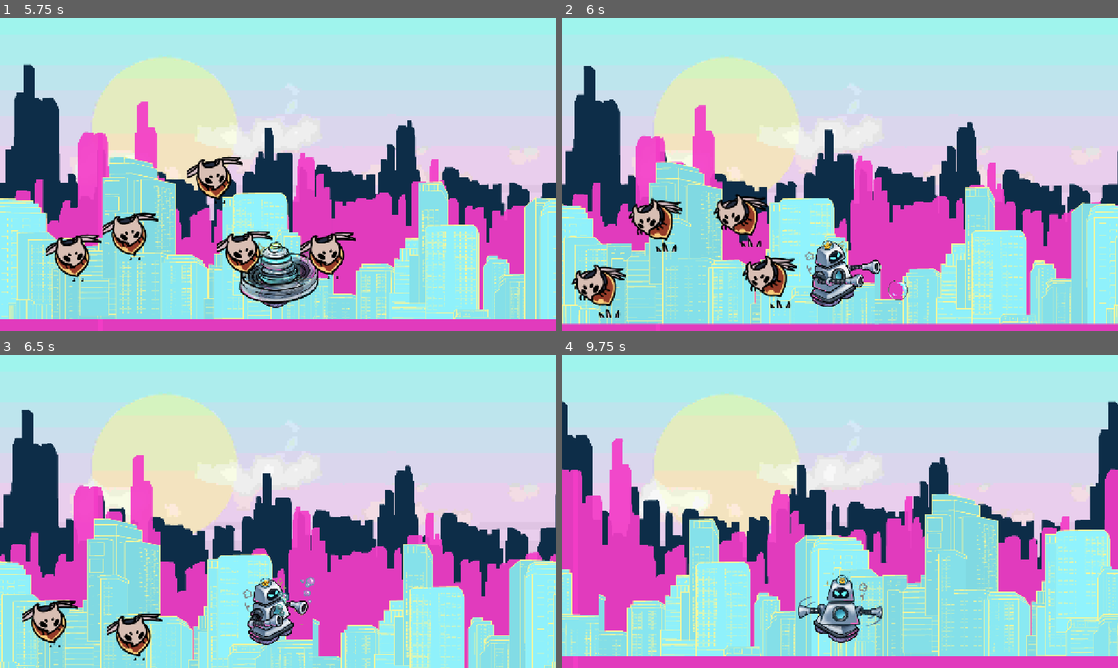
Above: before the commit, frames 1-4 (two rows, left to right).
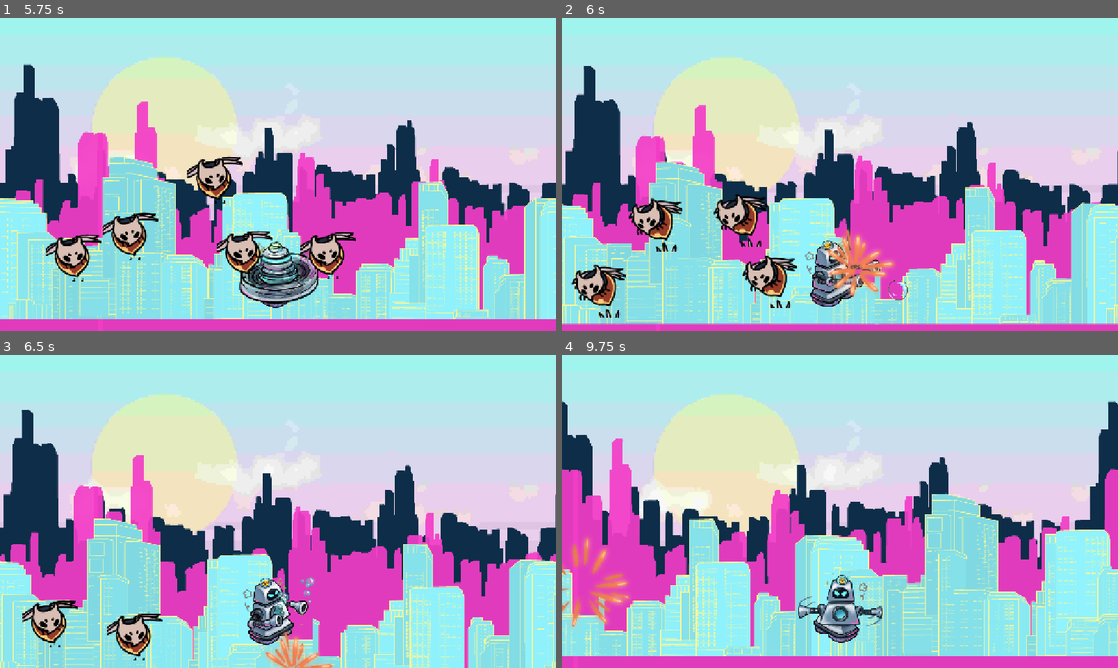
Above: after the commit, the same moments.

Repository: asdrome/bubbletron
Game: Godot game, scene res://Escenas/main.tscn
Two runs of this game, one before a commit and one after it. Both use one fixed random seed, a clock stepped at 60 frames per second and the inputs below.
Inputs (mouse positions are in pixels of both pictures, inside the frame that each line leads up to):
- Up to frame 1 (5.75 s): click "Jugar" at 0.5 s; move the mouse to (250, 237) at 1.27 s; press the mouse at (250, 237) at 1.28 s; hold W (up) 1.28-2.78 s; move the mouse to (444, 221) at 2.02 s; release the mouse at (444, 221) at 2.03 s; tap Shift (spin) at 2.1, 3.6, 5.1 s; move the mouse to (111, 127) at 2.77 s; press the mouse at (111, 127) at 2.78 s; hold A (left) 2.78-4.28 s; move the mouse to (305, 174) at 3.52 s; release the mouse at (305, 174) at 3.53 s; move the mouse to (194, 96) at 4.27 s; press the mouse at (194, 96) at 4.28 s; hold S (down) 4.28-5.03 s; move the mouse to (400, 158) at 5.02 s; release the mouse at (400, 158) at 5.03 s; hold D (right) from 5.03 s (still down)
- Up to frame 2 (6 s): move the mouse to (728, 190) at 5.77 s; release D (right) at 5.78 s; press the mouse at (728, 190) at 5.78 s; hold W (up) from 5.78 s (still down)
- Up to frame 3 (6.5 s): keep holding W (up)
- Up to frame 4 (9.75 s): move the mouse to (895, 442) at 6.52 s; release W (up) at 6.53 s; release the mouse at (895, 442) at 6.53 s; hold D (right) 6.53-8.78 s; tap Shift (spin) at 6.6, 8.1, 9.6 s; move the mouse to (812, 574) at 7.27 s; press the mouse at (812, 574) at 7.28 s; move the mouse to (1006, 558) at 8.02 s; release the mouse at (1006, 558) at 8.03 s; move the mouse to (673, 464) at 8.77 s; press the mouse at (673, 464) at 8.78 s; hold S (down) 8.78-9.53 s; move the mouse to (867, 511) at 9.52 s; release the mouse at (867, 511) at 9.53 s; hold A (left) from 9.53 s (still down)

Frame 1 is identical in both runs. In frame 2, 1.3% of the frame differs, in the area x 47-60%, y 67-90%; in frame 3, 0.7%; in frame 4, 1.0%.

Commit message:
Se agrego animación para eliminación del enemigo, falta arreglar que desaparesca despues de un tiempo

Diff:
--- /dev/null
+++ b/Escenas/Personajes/Explosion.tscn
@@ -0,0 +1,35 @@
+[gd_scene load_steps=6 format=3 uid="uid://dtq414yvt2uxm"]
+
+[ext_resource type="Texture2D" uid="uid://dhuxbblc7flbt" path="res://Assets/Personajes/explosion2.png" id="1_3a1hk"]
+[ext_resource type="Texture2D" uid="uid://eia4ix4uwd3f" path="res://Assets/Personajes/explosion1.png" id="2_2whc1"]
+[ext_resource type="Texture2D" uid="uid://c3breyk5yy1r8" path="res://Assets/Personajes/explosion3.png" id="3_2logx"]
+[ext_resource type="Script" uid="uid://brpx3jwjjcn02" path="res://Escenas/Personajes/explosion.gd" id="4_k21ek"]
+
+[sub_resource type="SpriteFrames" id="SpriteFrames_37alu"]
+animations = [{
+"frames": [{
+"duration": 1.0,
+"texture": ExtResource("1_3a1hk")
+}, {
+"duration": 1.0,
+"texture": ExtResource("2_2whc1")
+}, {
+"duration": 1.0,
+"texture": ExtResource("3_2logx")
+}],
+"loop": true,
+"name": &"Explosion",
+"speed": 5.0
+}]
+
+[node name="Esplosion" type="AnimatedSprite2D"]
+sprite_frames = SubResource("SpriteFrames_37alu")
+animation = &"Explosion"
+autoplay = "Explosion"
+frame_progress = 0.153213
+script = ExtResource("4_k21ek")
+
+[node name="Timer" type="Timer" parent="."]
+
+[connection signal="animation_finished" from="." to="." method="_on_animation_finished"]
+[connection signal="timeout" from="Timer" to="." method="_on_timer_timeout"]
--- /dev/null
+++ b/Escenas/Personajes/explosion.gd
@@ -0,0 +1,11 @@
+extends AnimatedSprite2D
+
+func  _ready() -> void:
+	await animation_finished
+	queue_free()
+
+func _on_animation_finished() -> void:
+	pass # Replace with function body.
+
+func _on_timer_timeout() -> void:
+	queue_free()
--- a/Escenas/Personajes/mosca.gd
+++ b/Escenas/Personajes/mosca.gd
@@ -5,6 +5,8 @@
 
 @onready var sprite : Sprite2D
 @onready var animation_player = $AnimationPlayer
+
+const EXPLOSION = preload("res://Escenas/Personajes/Explosion.tscn")
 
 func _ready() -> void:
 	sprite = $Sprite2D
@@ -20,4 +22,7 @@
 
 func _on_area_entered(area: Area2D) -> void:
 	if area.is_in_group("burbuja"):
+		var explosion = EXPLOSION.instantiate()
+		explosion.global_position = global_position
+		add_sibling(explosion)
 		queue_free()
Binary file added: Assets/Personajes/Aspid Mother - atlas0 #058008 (1).png
Not shown, added: Assets/Personajes/Aspid Mother - atlas0 #058008 (1).png.import
Binary file added: Assets/Personajes/explosion1.png
Not shown, added: Assets/Personajes/explosion1.png.import
Binary file added: Assets/Personajes/explosion2.png
Not shown, added: Assets/Personajes/explosion2.png.import
Binary file added: Assets/Personajes/explosion3.png
Not shown, added: Assets/Personajes/explosion3.png.import
Not shown, added: Escenas/Personajes/explosion.gd.uid
